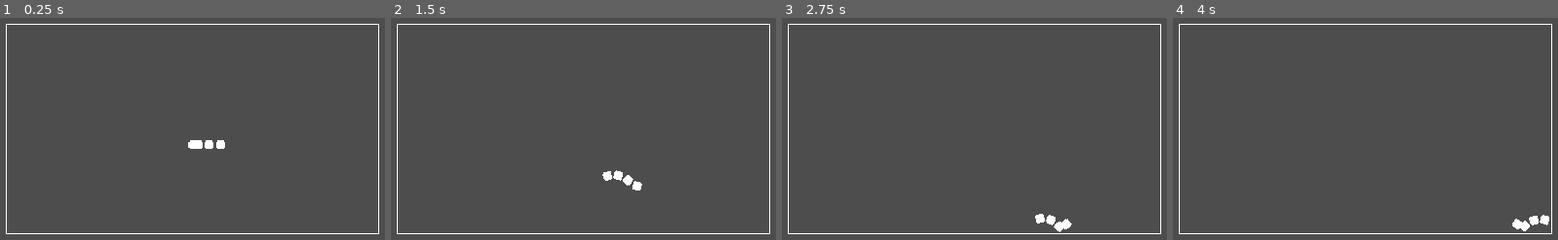
Above: before the commit, frames 1-4 (left to right).
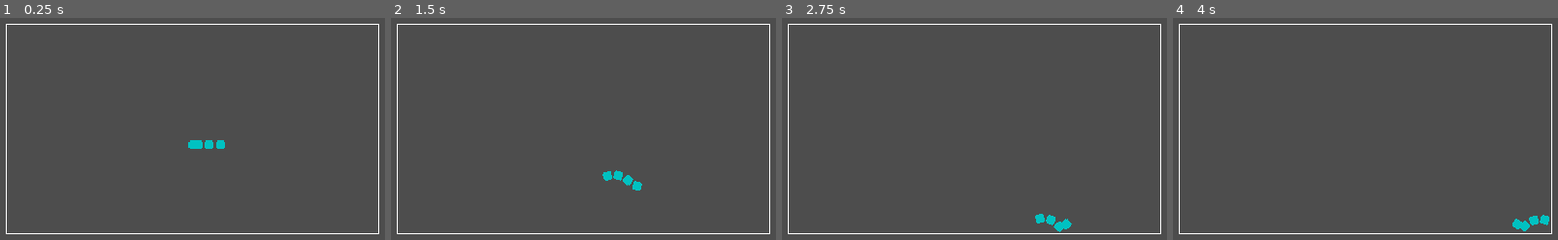
Above: after the commit, the same moments.

Repository: Sup3rAw3som3Cod3r/Snkrx_Godot
Game: Godot game, scene res://arena.tscn
The game is run twice, just before and just after one commit, with the same random seed, the same clock (stepped at 60 frames per second) and the same inputs.
Inputs:
- Up to frame 1 (0.25 s): no input
- Up to frame 2 (1.5 s): hold D (Right) 0.53-1.28 s; hold A (Left) from 1.28 s (still down)
- Up to frame 3 (2.75 s): release A (Left) at 2.03 s; hold D (Right) from 2.03 s (still down)
- Up to frame 4 (4 s): release D (Right) at 3.53 s; hold A (Left) from 3.53 s (still down)

The runs differ from the first frame. In frame 1, 0.3% of the frame differs, in the area x 48-59%, y 55-59%; in frame 2, 0.3%, in the area x 54-66%, y 68-78%; in frame 3, 0.3%; in frame 4, 0.3%.

Commit message:
Class and comments
tried to add more comments to explain stuff, and added base of class mechanic

Diff:
--- /dev/null
+++ b/Classes/Test_Class.tres
@@ -0,0 +1,8 @@
+[gd_resource type="Resource" script_class="unit_class" load_steps=2 format=3 uid="uid://tr5babn3g1b6"]
+
+[ext_resource type="Script" path="res://Scripts/unit_class.gd" id="1_0mrpt"]
+
+[resource]
+script = ExtResource("1_0mrpt")
+moveSpeed = 1
+class_color = Color(1.63645e-06, 0.757235, 0.75815, 1)
--- a/unit.gd
+++ b/Scripts/unit.gd
@@ -13,10 +13,15 @@
 
 var prev_pos=[]
 
-var myClass
+#default class to test class
+var myClass:unit_class = preload("res://Classes/Test_Class.tres")
 # Called when the node enters the scene tree for the first time.
 func _ready():
 	position = Vector2(Globals.gw/2,Globals.gh/2 + 16)
+
+	#import class into the unit
+	$Sprite.modulate = myClass.class_color
+
 	do_prev()
 
 
@@ -34,7 +39,9 @@
 		r += 1.66*PI*delta*mov
 		#move
 		#75
+		#TODO: loop through all units to get average spd
 		var total_v=75 * 1.5
+
 		velocity = Vector2(total_v*cos(r),total_v*sin(r))
 		rotation = r
 		global_position += velocity * delta
@@ -78,6 +85,7 @@
 		seg.index = index+1
 		seg.following = self
 
+#only track for next unit, rather than first unit doing for everyone
 func do_prev():
 	prev_pos.append([global_position,global_rotation])
 	if prev_pos.size() > 15:
--- /dev/null
+++ b/Scripts/unit_class.gd
@@ -0,0 +1,5 @@
+class_name unit_class
+extends Resource
+
+@export var moveSpeed = 1
+@export var class_color:Color
--- a/arena.tscn
+++ b/arena.tscn
@@ -1,6 +1,6 @@
 [gd_scene load_steps=2 format=3 uid="uid://ppm4htn0ppcm"]
 
-[ext_resource type="Script" path="res://arena.gd" id="1_t1he5"]
+[ext_resource type="Script" path="res://Scripts/arena.gd" id="1_t1he5"]
 
 [node name="Arena" type="Node2D"]
 script = ExtResource("1_t1he5")
--- a/project.godot
+++ b/project.godot
@@ -17,7 +17,7 @@
 
 [autoload]
 
-Globals="*res://globals.gd"
+Globals="*res://Scripts/globals.gd"
 
 [display]
 
--- a/unit.tscn
+++ b/unit.tscn
@@ -1,13 +1,13 @@
 [gd_scene load_steps=4 format=3 uid="uid://noprqnubql87"]
 
-[ext_resource type="Script" path="res://unit.gd" id="1_phjgs"]
+[ext_resource type="Script" path="res://Scripts/unit.gd" id="1_njoie"]
 [ext_resource type="Texture2D" uid="uid://ds4q78p6jebso" path="res://unit.png" id="1_x28o6"]
 
 [sub_resource type="RectangleShape2D" id="RectangleShape2D_c420e"]
 size = Vector2(9, 9)
 
 [node name="Unit" type="Node2D"]
-script = ExtResource("1_phjgs")
+script = ExtResource("1_njoie")
 
 [node name="Sprite" type="Sprite2D" parent="."]
 texture = ExtResource("1_x28o6")
Renamed: arena.gd -> Scripts/arena.gd
Renamed: globals.gd -> Scripts/globals.gd
